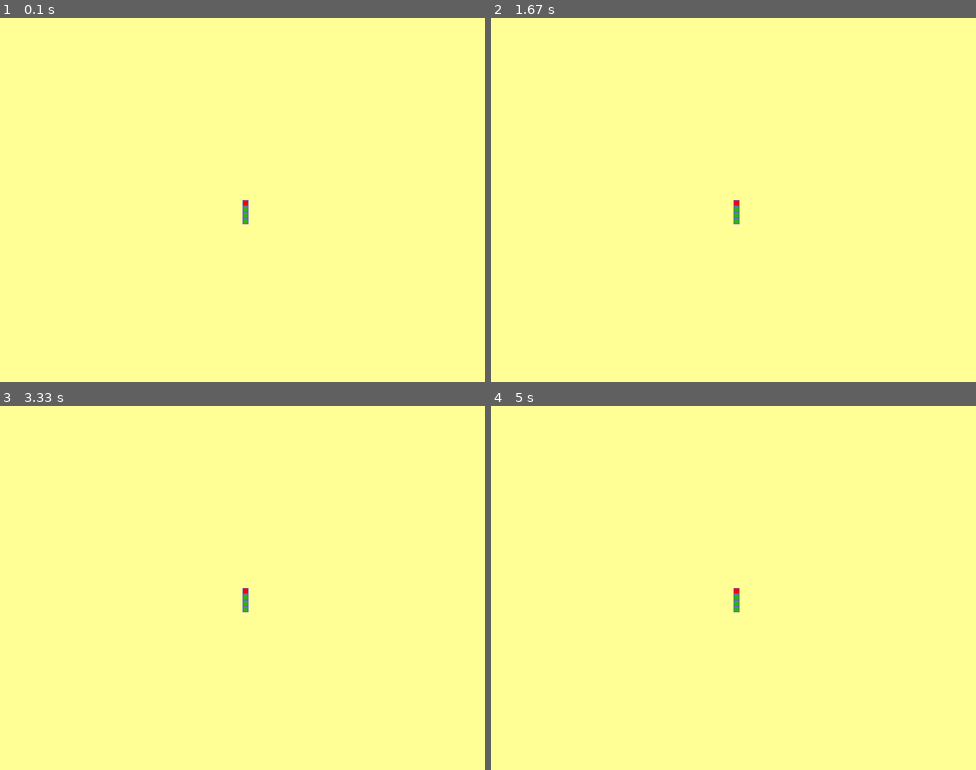
Above: before the commit, frames 1-4 (two rows, left to right).
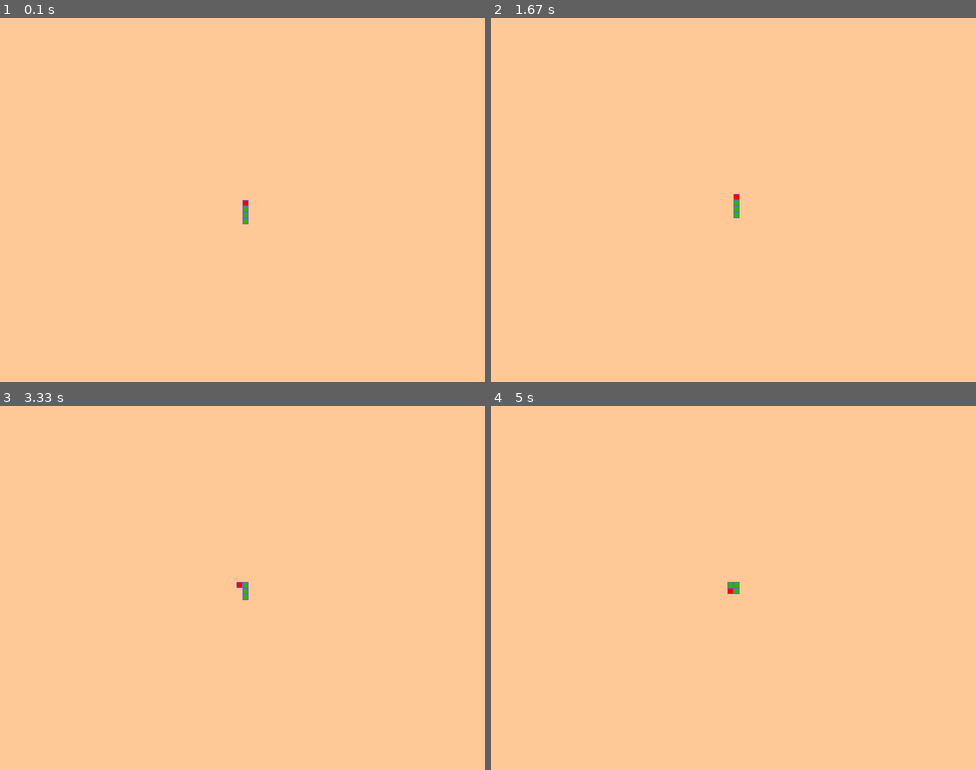
Above: after the commit, the same moments.

Repository: Moustapha530/PygameSnake
Game: pygame game, started from main.py
Two runs of this game, one before a commit and one after it. Both use one fixed random seed, a clock stepped at 60 frames per second and the inputs below.
Inputs:
- Up to frame 1 (0.1 s): no input
- Up to frame 2 (1.67 s): tap Enter at 0.33 s; hold Right 0.67-1.13 s; hold Up 1.17-1.63 s
- Up to frame 3 (3.33 s): hold Left 2.17-2.7 s; hold Down 2.73-3.03 s; hold Left from 3.07 s (still down)
- Up to frame 4 (5 s): release Left at 3.47 s; hold Down 4.57-4.93 s

The runs differ from the first frame. In frame 1, 100% of the frame differs, in the area x 0-100%, y 0-100%; in frame 2, 100%; in frame 3, 100%; in frame 4, 100%.

Commit message:
add snake movements

Diff:
--- a/main.py
+++ b/main.py
@@ -1,22 +1,69 @@
 import pygame
 from snake import create_snake, draw_snake
+from enum import Enum
+
+class Directions(Enum):
+    UP = 1
+    RIGHT = 2
+    DOWN = 3
+    LEFT = 4
 
 pygame.init()
 screen = pygame.display.set_mode((800, 600))
 pygame.display.set_caption("Snake Game")
-screen.fill((255, 255, 150))
+screen.fill((255, 200, 150))
+
 
 cell_size = 10
+snake_direction = Directions.UP
+update_snake = 0
 snake = create_snake(screen, cell_size)
 
 running = True
 while running:
+
     for event in pygame.event.get():
+
         if event.type == pygame.QUIT:
             running = False
 
+        elif event.type == pygame.KEYDOWN:
+            # Up
+            if event.key == pygame.K_UP and snake_direction != Directions.DOWN:
+                snake_direction = Directions.UP
+            # Down
+            elif event.key == pygame.K_DOWN and snake_direction != Directions.UP:
+                snake_direction = Directions.DOWN
+            # Left
+            elif event.key == pygame.K_LEFT and snake_direction != Directions.RIGHT:
+                snake_direction = Directions.LEFT
+            # Right
+            elif event.key == pygame.K_RIGHT and snake_direction != Directions.LEFT:
+                snake_direction = Directions.RIGHT
+
+    # Update the snake
+    if update_snake > 99:
+        update_snake = 0
+        snake = snake[-1:] + snake[:-1]
+
+        if snake_direction == Directions.UP:
+            snake[0][0] = snake[1][0]
+            snake[0][1] = snake[1][1] - cell_size
+        elif snake_direction == Directions.DOWN:
+            snake[0][0] = snake[1][0]
+            snake[0][1] = snake[1][1] + cell_size
+        elif snake_direction == Directions.RIGHT:
+            snake[0][1] = snake[1][1]
+            snake[0][0] = snake[1][0] + cell_size
+        elif snake_direction == Directions.LEFT:
+            snake[0][1] = snake[1][1]
+            snake[0][0] = snake[1][0] - cell_size
+
+    screen.fill((255, 200, 150))
     draw_snake(screen, snake, cell_size)
 
-    pygame.display.flip()
+
+    pygame.display.update()
+    update_snake += 1
 
 pygame.quit()
